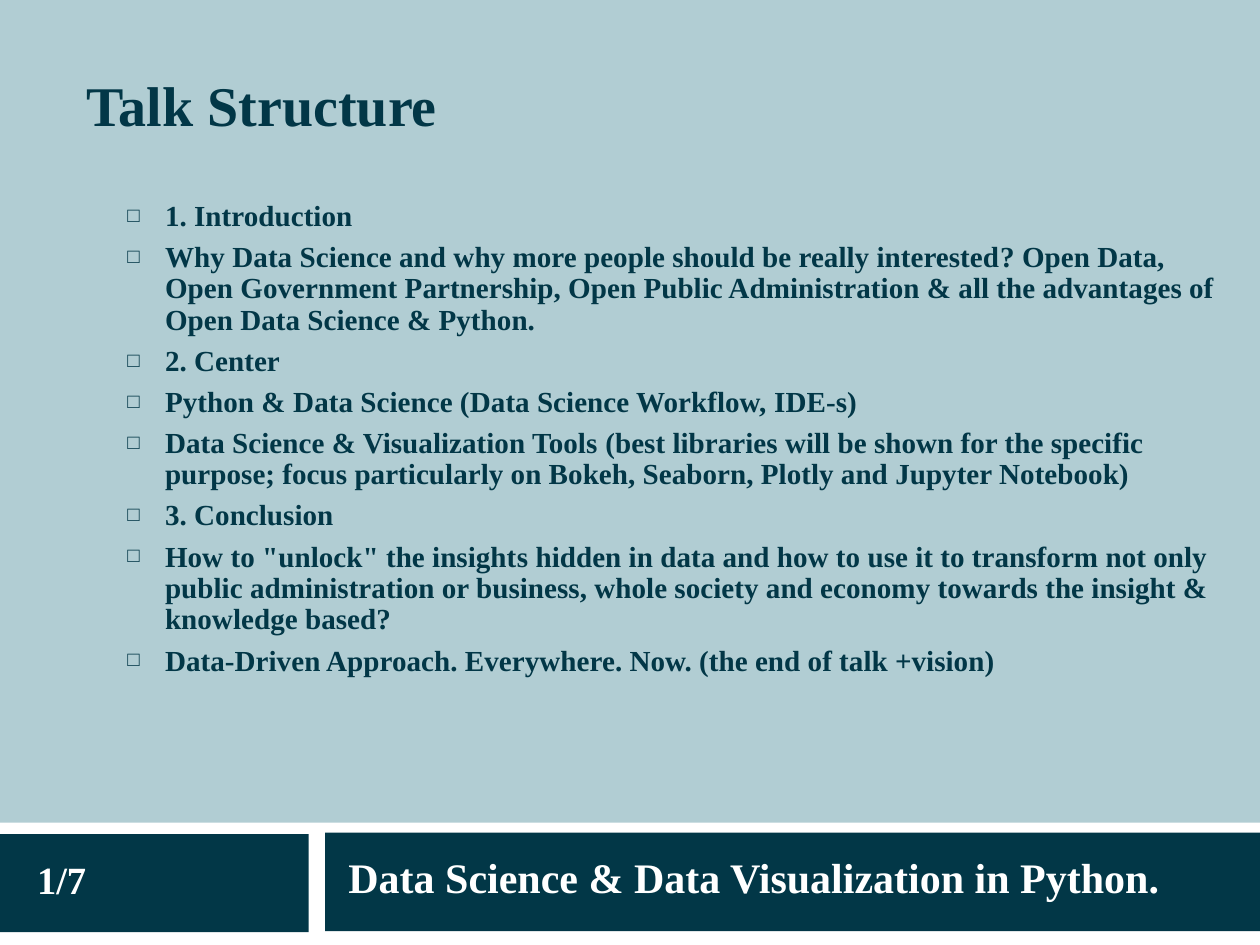
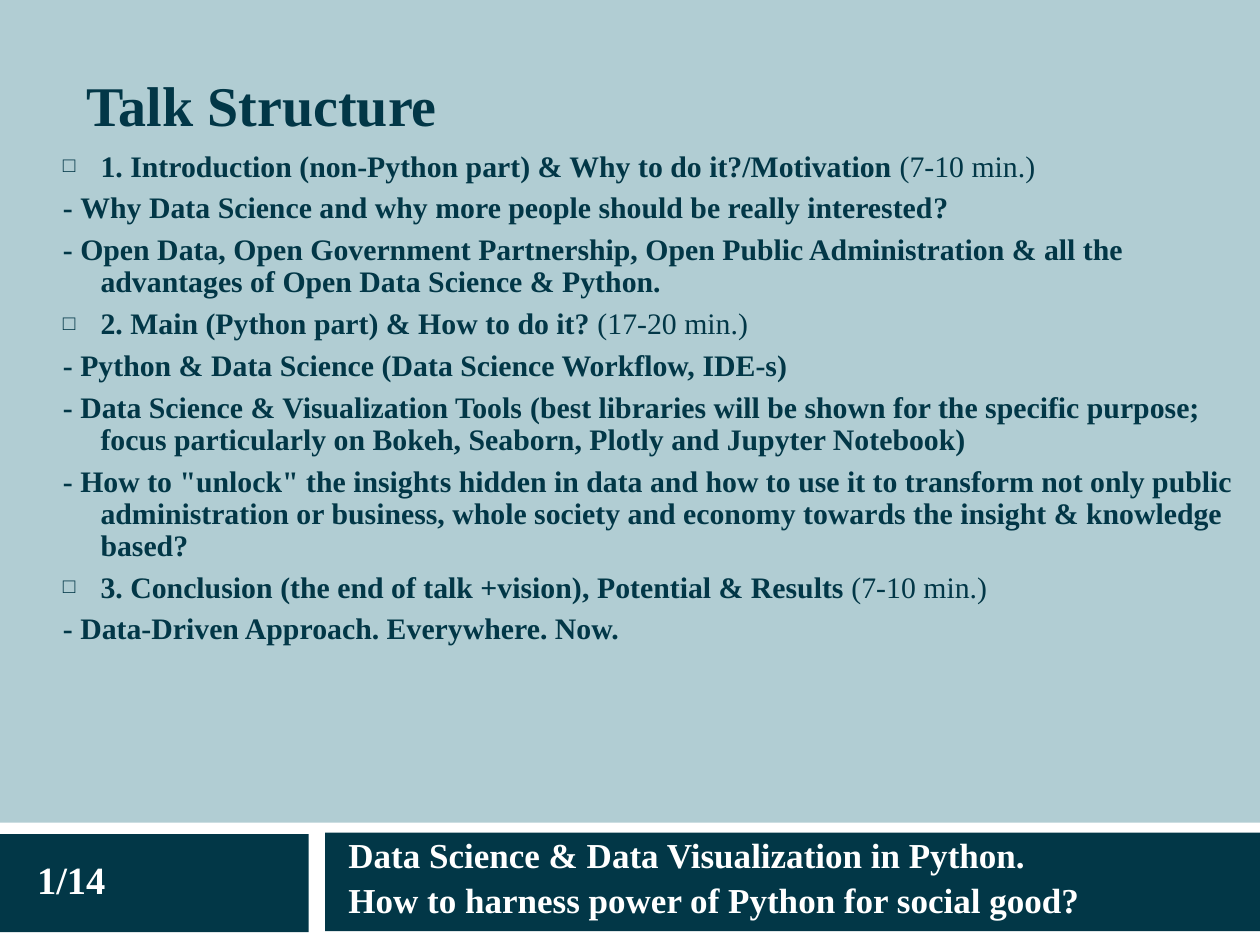
Before and after one commit to radovankavicky/PyDataBerlin2017, a slide deck: slide 2 of present/pydata2017berlin_datascience_final.ppt. Drawn at 1260x945 pixels with LibreOffice and Linux fonts; fonts in the diff are those of the drawing. Boxes give left, top, right and bottom in pixels: in the first picture for what was removed or moved away, otherwise in the second. Text is boxed around its words. In the diff, an @@ line names an element or a change of style, - is before the commit and + after.

```diff
--- a/present/pydata2017berlin_datascience_final.ppt
+++ b/present/pydata2017berlin_datascience_final.ppt
@@ text at [80, 156, 1231, 645]: text changed; size 16.6 to 17 pt @@
-  □ 1. Introduction
-  □ Why Data Science and why more people should be really interested? Open Data, Open Government Partnership, Open Public Administration & all the advantages of Open Data Science & Python.
-  □ 2. Center
-  □ Python & Data Science (Data Science Workflow, IDE-s)
-  □ Data Science & Visualization Tools (best libraries will be shown for the specific purpose; focus particularly on Bokeh, Seaborn, Plotly and Jupyter Notebook)
-  □ 3. Conclusion
-  □ How to "unlock" the insights hidden in data and how to use it to transform not only public administration or business, whole society and economy towards the insight & knowledge based?
-  □ Data-Driven Approach. Everywhere. Now. (the end of talk +vision)
+  □ 1. Introduction (non-Python part) & Why to do it?/Motivation (7-10 min.)
+  - Why Data Science and why more people should be really interested?
+  - Open Data, Open Government Partnership, Open Public Administration & all the advantages of Open Data Science & Python.
+  □ 2. Main (Python part) & How to do it? (17-20 min.)
+  - Python & Data Science (Data Science Workflow, IDE-s)
+  - Data Science & Visualization Tools (best libraries will be shown for the specific purpose; focus particularly on Bokeh, Seaborn, Plotly and Jupyter Notebook)
+  - How to "unlock" the insights hidden in data and how to use it to transform not only public administration or business, whole society and economy towards the insight & knowledge based?
+  □ 3. Conclusion (the end of talk +vision), Potential & Results (7-10 min.)
+  - Data-Driven Approach. Everywhere. Now.
@@ text at [37, 868, 105, 895]: text changed @@
-1/7
+1/14
@@ text at [348, 843, 1025, 875]: size 24 to 20 pt in "Data Science & Data Visualization in Python."; less space between paragraphs @@
@@ text at [348, 888, 1079, 921]: paragraph added @@
+How to harness power of Python for social good?
```
Also in this commit, not shown: 3 other slides changed, 14 slides added, 7 slides removed, 2 other files.
